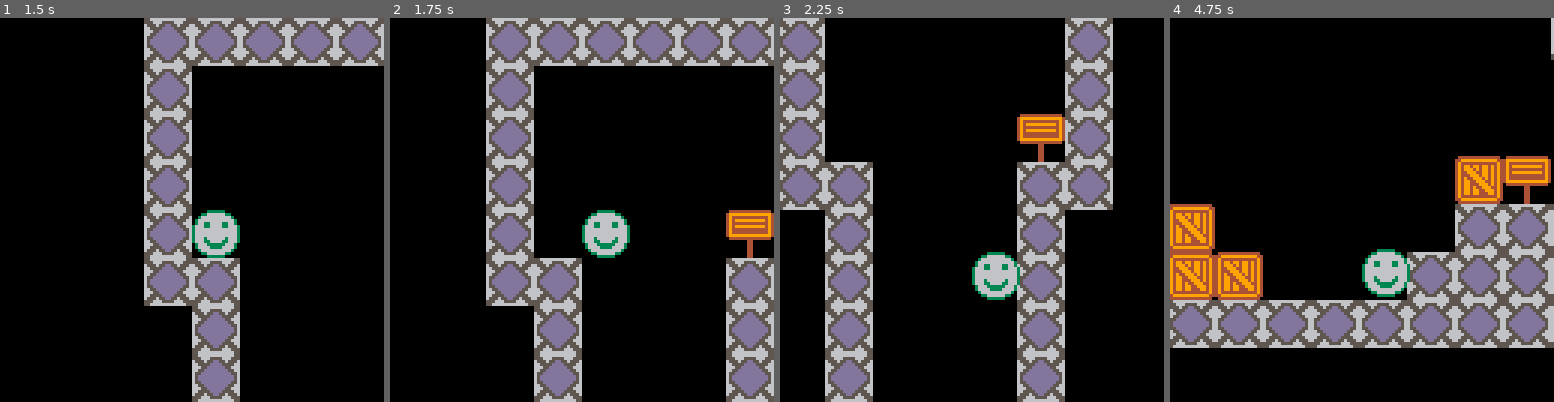
Above: before the commit, frames 1-4 (left to right).
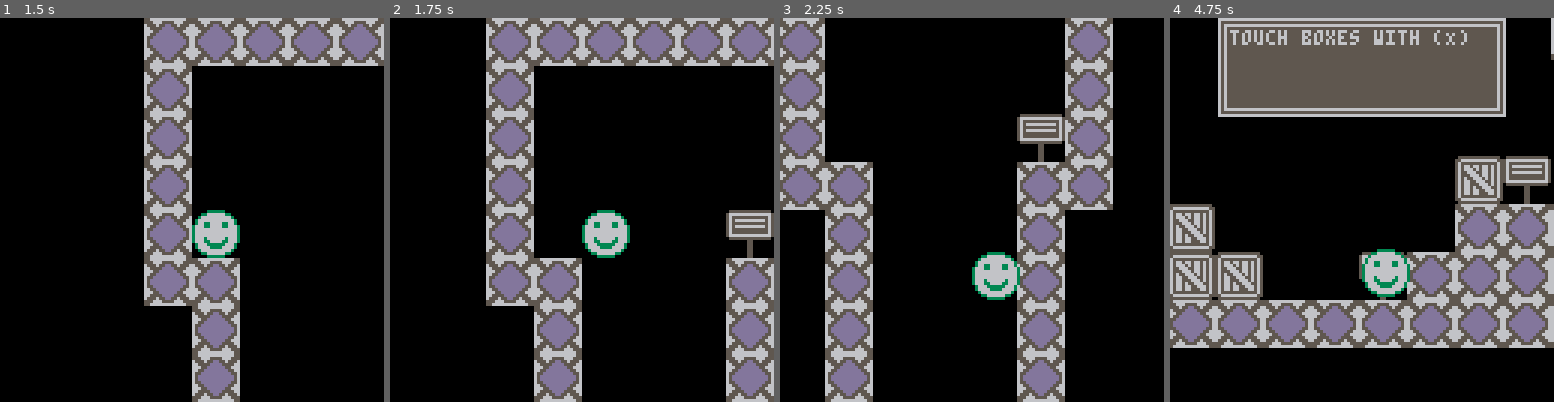
Above: after the commit, the same moments.

Repository: alixnovosi/boxventure
Game: PICO-8 cartridge boxventure.p8
Two runs of this game, one before a commit and one after it. Both use one fixed random seed, a clock stepped at 60 frames per second and the inputs below.
Inputs:
- Up to frame 1 (1.5 s): tap X (X key) at 0.33, 1.07 s; tap O (Z key) at 0.7 s
- Up to frame 2 (1.75 s): hold Right from 1.6 s (still down); tap O (Z key) at 1.7 s
- Up to frame 3 (2.25 s): tap X (X key) at 1.85 s; release Right at 2.1 s; tap O (Z key) at 2.1 s; hold Up from 2.15 s (still down)
- Up to frame 4 (4.75 s): release Up at 2.42 s; hold Right 2.47-3.03 s; tap O (Z key) every 0.4 s from 2.5 to 4.5 s; tap X (X key) at 2.97, 4.08 s; hold Left 3.08-3.58 s; hold Down 3.63-3.97 s; hold Right 4.02-4.68 s; hold Up from 4.73 s (still down)

Frame 1 is identical in both runs. In frame 2, 1.0% of the frame differs, in the area x 87-100%, y 50-63%; in frame 3, 1.0%; in frame 4, 26%, in the area x 0-100%, y 0-74%.

Commit message:
make touching boxes mostly work

Diff:
--- a/boxventure.p8
+++ b/boxventure.p8
@@ -90,10 +90,8 @@
     end
 
     is_term_v = at_terminal_velocity()
-    debug_update("term_v", is_term_v)
 
     -- shouldn't apply gravity if we're on the ground, or if terminal velocity is reached.
-    debug_update("on_ground", on_ground)
     if not on_ground and not is_term_v then
 
         dv = level.grav_acc * 1
@@ -128,7 +126,7 @@
 end
 
 function handle_use()
-    -- TODO make fuzzy
+    -- use from center of player
     col = to_cell(flr(player.x + player.width / 2))
     row = to_cell(flr(player.y + player.height / 2))
 
@@ -140,22 +138,35 @@
     sprite = mget(col, row)
     if fget(sprite, 1) then
         run_credits()
-    elseif fget(sprite, 2) then
-        touch_object(col, row)
     elseif list_compare(sprite, gen_list(37)) and not level.sign_open then
         local c,r = get_actual_cell(col, row, 37, sprite)
         level.sign_open = true
         read_sign(c, r)
+    else
+        -- this is weird because grab isn't really centered and ends up
+        -- biased to upper left, I think.
+        -- so for left/up we only need to go one cell up, for down/right 2
+        if btn(0) then
+            touch_object(col-1, row)
+        elseif btn(1) then
+            touch_object(col+2, row)
+        elseif btn(2) then
+            touch_object(col, row-1)
+        elseif btn(3) then
+            touch_object(col, row+2)
+        else
+            touch_object(col, row)
+        end
     end
 end
 
 -- get actual cell when we did a fuzzy pick and have the cell to the right or something
 -- assumes square sprite
 function get_actual_cell(col, row, target_sprite, actual_sprite)
-    dc = actual_sprite - target_sprite
-    dr = (actual_sprite - target_sprite) / sprites_per_row
-
-    return col-dc, row-dr
+    dc = target_sprite - actual_sprite
+    dr = (target_sprite - actual_sprite) % sprites_per_row
+
+    return col+dc, row+dr
 end
 
 -- generate a list of sprites based on a given sprite
@@ -185,12 +196,34 @@
 function touch_object(col, row)
     sprite = mget(col, row)
 
-    x = col * base_cell_size
-    y = row * base_cell_size
-
-    if fget(sprite, 2) then
+    local c,r = get_actual_cell(col, row, 5, sprite)
+
+    -- so far just boxes
+    if list_compare(sprite, gen_list(5)) then
+
+        -- touch box
+        box_was_touched = false
         for box in all(level.boxes) do
-            if box.x == x and box.y == y then
+            if box.x * spritescale == c and box.y * spritescale == r then
+                box.touched = true
+                box_was_touched = true
+                break
+            end
+        end
+
+        -- update the sign tracking box touches
+        -- TODO find a less awful way to do this
+        -- TODO there's a lot of awful things in this file honestly
+        if box_was_touched then
+            for sign in all(level.signs) do
+                if sign.vars != nil then
+                    for key, value in pairs(sign.vars) do
+                        if key == "box_touch_count" then
+                            sign.vars.box_touch_count += 1
+                            break
+                        end
+                    end
+                end
             end
         end
     end
@@ -201,10 +234,10 @@
         return
     end
 
-    text_color = 9
+    text_color = 6
     text_offset = 4
-    border_color = 9
-    textbox_bg_color = 4
+    border_color = 6
+    textbox_bg_color = 5
     off_x, off_y = camera_relative_top_left()
 
     textbox_pos = {
@@ -422,11 +455,20 @@
 function draw_objects()
     box_sprite = 5
     for box in all(level.boxes) do
-        add_to_map(box.x, box.y, box_sprite)
+        if box.touched then
+            add_to_map(box.x, box.y, 64)
+        else
+            add_to_map(box.x, box.y, box_sprite)
+        end
     end
 
     -- bigh
     add_to_map(1, 25, 7, 8)
+
+    orb_sprite = 35
+    for orb in all(level.orbs) do
+        add_to_map(orb.x, orb.y, orb_sprite)
+    end
 
     sign_sprite = 37
     for sign in all(level.signs) do
@@ -585,7 +627,7 @@
             {
                 x = 11,
                 y = 14,
-                text = "press (O) and (X) to\nreset position to here\npress (O) to close\nthese messages",
+                text = "press (X) and (O) to\nreset position to here\npress (X) to close\nthese messages",
             },
             {
                 x = 12,
@@ -593,6 +635,11 @@
                 text = "nothing important here",
             },
             {
+                x = 9,
+                y = 28,
+                text = "touch boxes with (X)",
+            },
+            {
                 x = 3,
                 y = 24,
                 text = "this is a bigh box",
@@ -600,11 +647,22 @@
             {
                 x = 46,
                 y = 30,
-                text = "you have touched\n${count}\nblocks (not\nimplemented yet sorry)",
+                text = "you have touched\n${box_touch_count}\nblocks",
                 is_dynamic = true,
                 vars = {
-                    count = 0,
+                    box_touch_count = 0,
                 },
+            },
+            {
+                x = 34,
+                y = 30,
+                text = "the ORB doesn't\ndo anything yet\nsorry :(",
+            },
+        },
+        orbs = {
+            {
+                x = 33,
+                y = 30,
             },
         },
         boxes = {
@@ -682,7 +740,7 @@
     }
 
     credits = {
-        text = "you did it!\npress buttons (O) + (X)\nto restart!\n(you can also move these " ..
+        text = "you did it!\npress buttons (X) + (O)\nto restart!\n(you can also move these " ..
         "\ncredits around with the arrows)" ..
         "\n\n\n\n\n\n\n\n\n\n\n\nmade by alixnovosi",
     }
@@ -947,7 +1005,7 @@
 
 
 __gff__
-0001010202050501010101010101010000010102020505010101010101010100000000000000000100000000000b01000000000000000000000000000000010000000000000000010000000000000100000000000000000100000000000001000000000000000001000000000000010000000000000000010101010101010100
+0001010202050501010101010101010000010102020505010101010101010100000000000000000100000000000b01000000000000000000000000000000010005050000000000010000000000000100050500000000000100000000000001000000000000000001000000000000010000000000000000010101010101010100
 0000000000000000000000000000000000000000000000000000000000000000000000000000000000000000000000000000000000000000000000000000000000000000000000000000000000000000000000000000000000000000000000000000000000000000000000000000000000000000000000000000000000000000
 __map__
 0000000000000000000000000000000000000000000000000000000000000000000000000000000000000000000000000000000000000000000000000000000000000000000000000000000000000000000000000000000000000000000000000000000000000000000000000000000000000000000000000000000000000000
Not shown, changed: 64 lines of the sprite sheet (__gfx__) section of boxventure.p8
